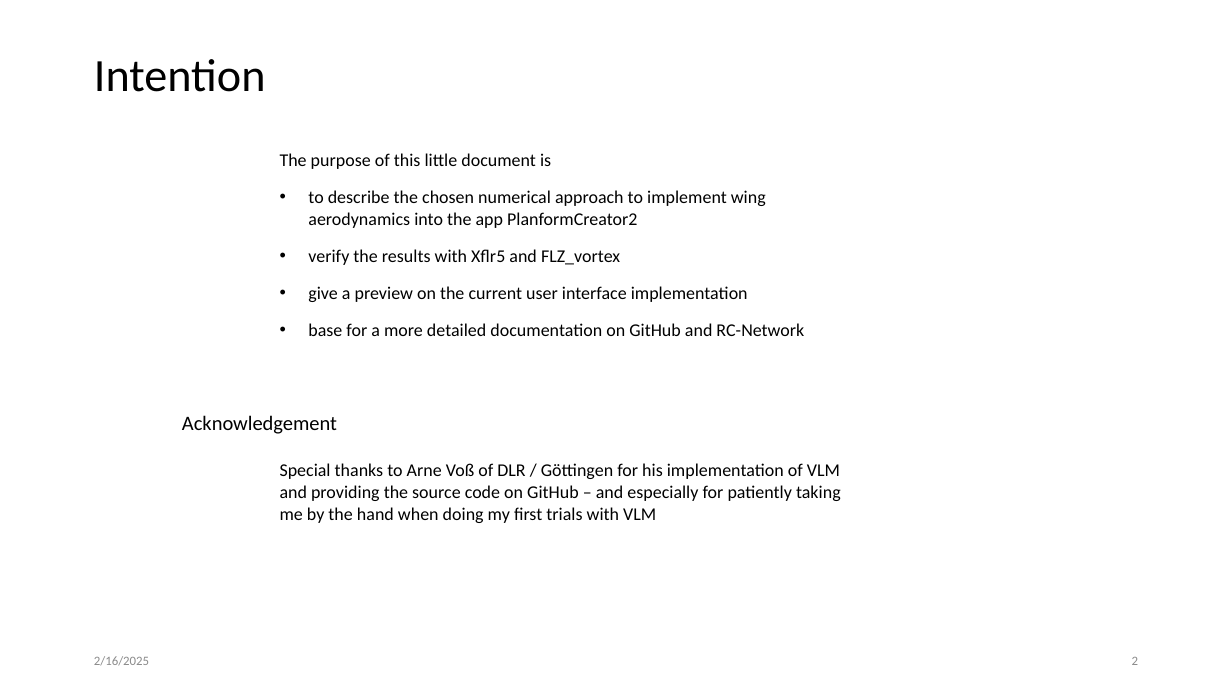
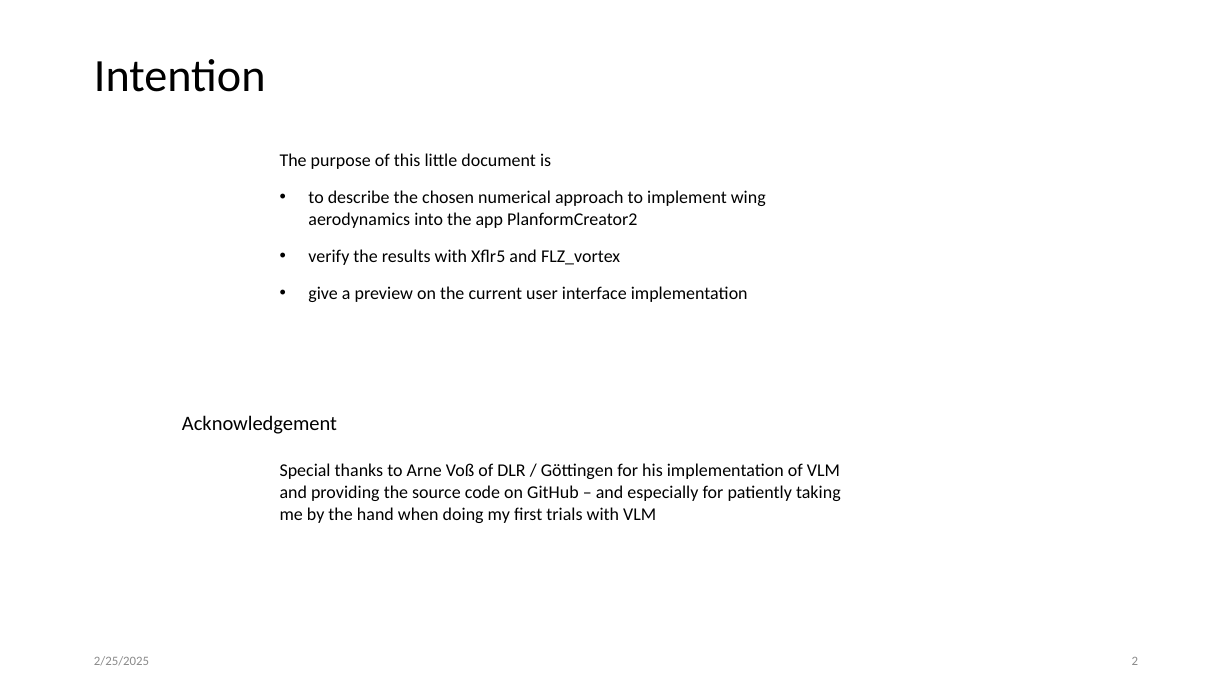
Before and after one commit to jxjo/PlanformCreator2, a slide deck: slide 2 of doc/PC2_wing_aerodynamics_beta.pptx. Drawn at 1232x693 pixels with LibreOffice and Linux fonts; fonts in the diff are those of the drawing. Boxes give left, top, right and bottom in pixels: in the first picture for what was removed or moved away, otherwise in the second. Text is boxed around its words. In the diff, an @@ line names an element or a change of style, - is before the commit and + after.

```diff
--- a/doc/PC2_wing_aerodynamics_beta.pptx
+++ b/doc/PC2_wing_aerodynamics_beta.pptx
@@ text at bbox=[308, 323, 804, 336]: paragraph removed @@
-• base for a more detailed documentation on GitHub and RC-Network
@@ text at bbox=[94, 656, 149, 666]: text changed @@
-2/16/2025
+2/25/2025
```
Also in this commit, not shown: 26 other slides changed, 7 other files.
